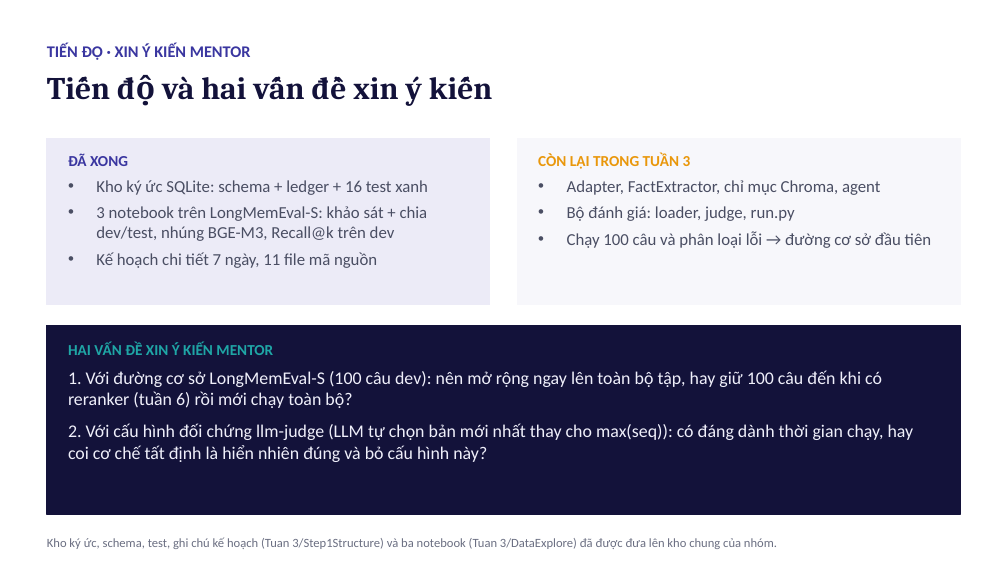
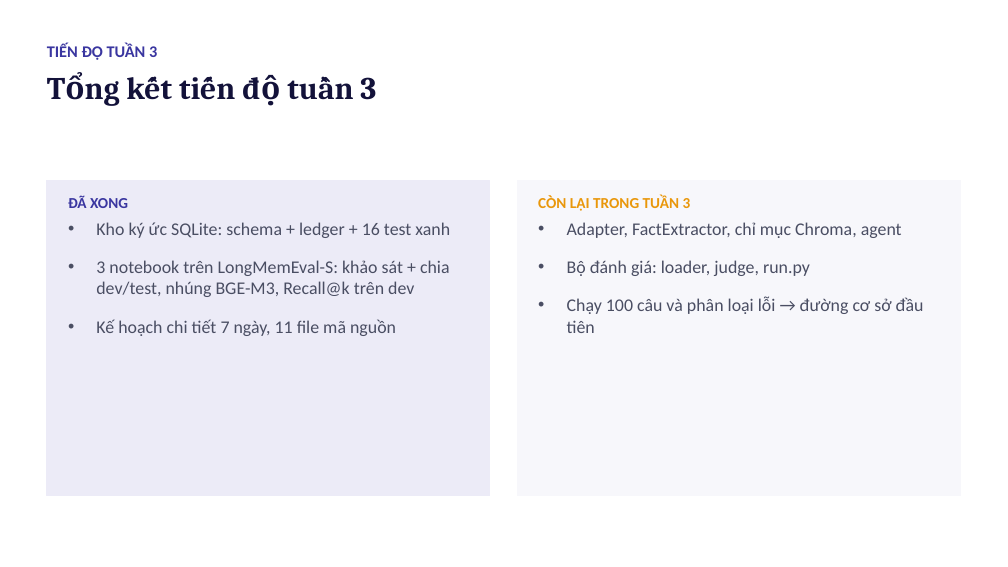
Before and after one commit to Phongdzfk/Samsung-Agent, a slide deck: slide 15 of Tuan 3/bao-cao-tuan-3.pptx (slide 13 before the commit). Drawn at 1008x567 pixels with LibreOffice and Linux fonts; fonts in the diff are those of the drawing. Boxes give left, top, right and bottom in pixels: in the first picture for what was removed or moved away, otherwise in the second. Text is boxed around its words. In the diff, an @@ line names an element or a change of style, - is before the commit and + after.

```diff
--- a/Tuan 3/bao-cao-tuan-3.pptx
+++ b/Tuan 3/bao-cao-tuan-3.pptx
@@ text at [47,44,157,60]: text changed @@
-TIẾN ĐỘ · XIN Ý KIẾN MENTOR
+TIẾN ĐỘ TUẦN 3
@@ text at [360,77,376,100]: text changed @@
-Tiến độ và hai vấn đề xin ý kiến
+Tổng kết tiến độ tuần 3
@@ rectangle: place and size @@
-rectangle at [47,138,490,305]
+rectangle at [47,181,490,496]
@@ text "ĐÃ XONG": place and size @@
-text "ĐÃ XONG" at [68,153,128,166]
+text "ĐÃ XONG" at [68,195,128,208]
@@ rectangle: place and size @@
-rectangle at [517,138,960,305]
+rectangle at [517,181,960,496]
@@ text "CÒN LẠI TRONG TUẦN 3": place and size @@
-text "CÒN LẠI TRONG TUẦN 3" at [538,153,691,169]
+text "CÒN LẠI TRONG TUẦN 3" at [538,195,691,211]
@@ text "Kho ký ức SQLite: schema ...": place and size @@
-text "Kho ký ức SQLite: schema ..." at [96,180,428,268]
+text "Kho ký ức SQLite: schema ..." at [96,222,450,336]
@@ text "Kho ký ức SQLite: schema ..." at [96,222,450,336]: size 16 to 17 pt; more space between paragraphs @@
@@ text "Adapter, FactExtractor, chỉ mục Chroma, ..." at [567,222,924,333]: size 16 to 17 pt; more space between paragraphs @@
@@ text "Adapter, FactExtractor, chỉ mục Chroma, ...": place and size @@
-text "Adapter, FactExtractor, chỉ mục Chroma, ..." at [567,180,931,248]
+text "Adapter, FactExtractor, chỉ mục Chroma, ..." at [567,222,924,333]
@@ rectangle removed at [47,325,960,514] @@
@@ text removed at [68,342,273,355] @@
-HAI VẤN ĐỀ XIN Ý KIẾN MENTOR
@@ text removed at [68,370,914,462] @@
-1. Với đường cơ sở LongMemEval-S (100 câu dev): nên mở rộng ngay lên toàn bộ tập, hay giữ 100 câu đến khi có reranker (tuần 6) rồi mới chạy toàn bộ?
-2. Với cấu hình đối chứng llm-judge (LLM tự chọn bản mới nhất thay cho max(seq)): có đáng dành thời gian chạy, hay coi cơ chế tất định là hiển nhiên đúng và bỏ cấu hình này?
@@ text removed at [47,537,777,549] @@
-Kho ký ức, schema, test, ghi chú kế hoạch (Tuan 3/Step1Structure) và ba notebook (Tuan 3/DataExplore) đã được đưa lên kho chung của nhóm.
```
Also in this commit, not shown: 5 other slides changed, 2 slides added, 6 other files.
